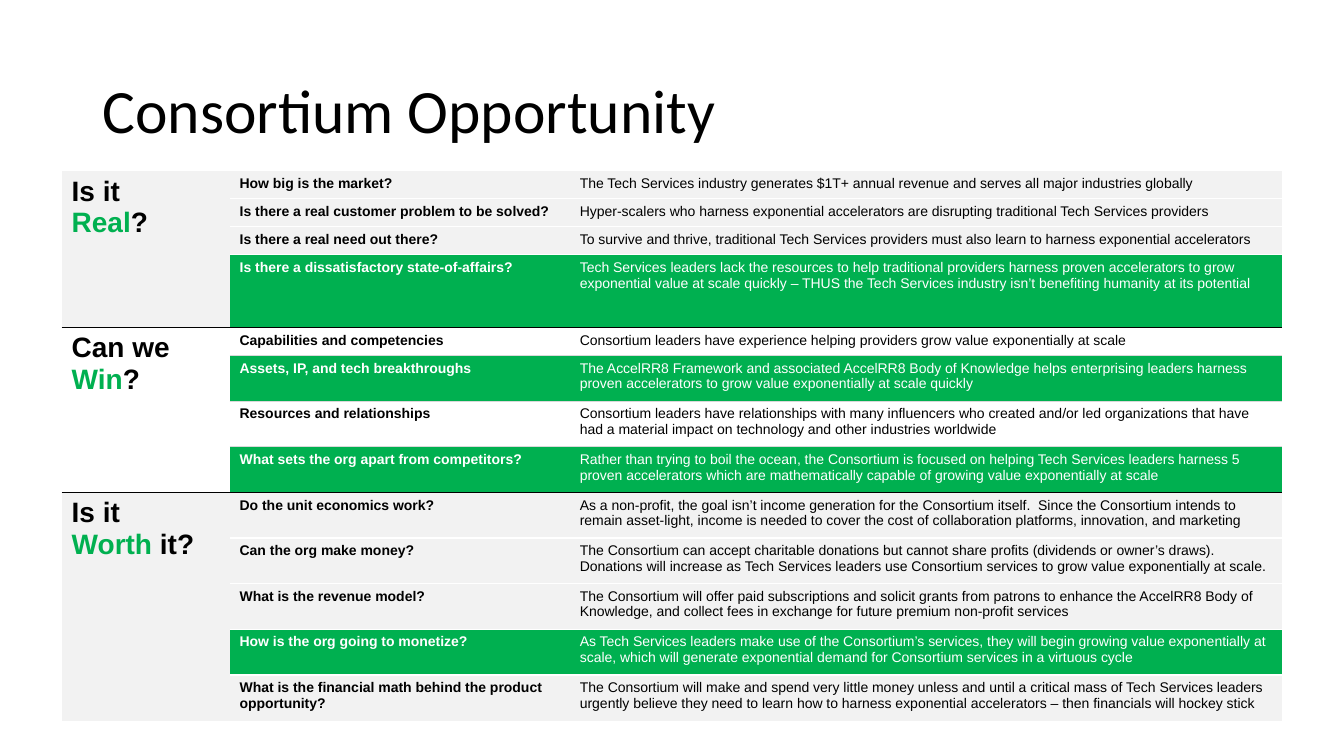
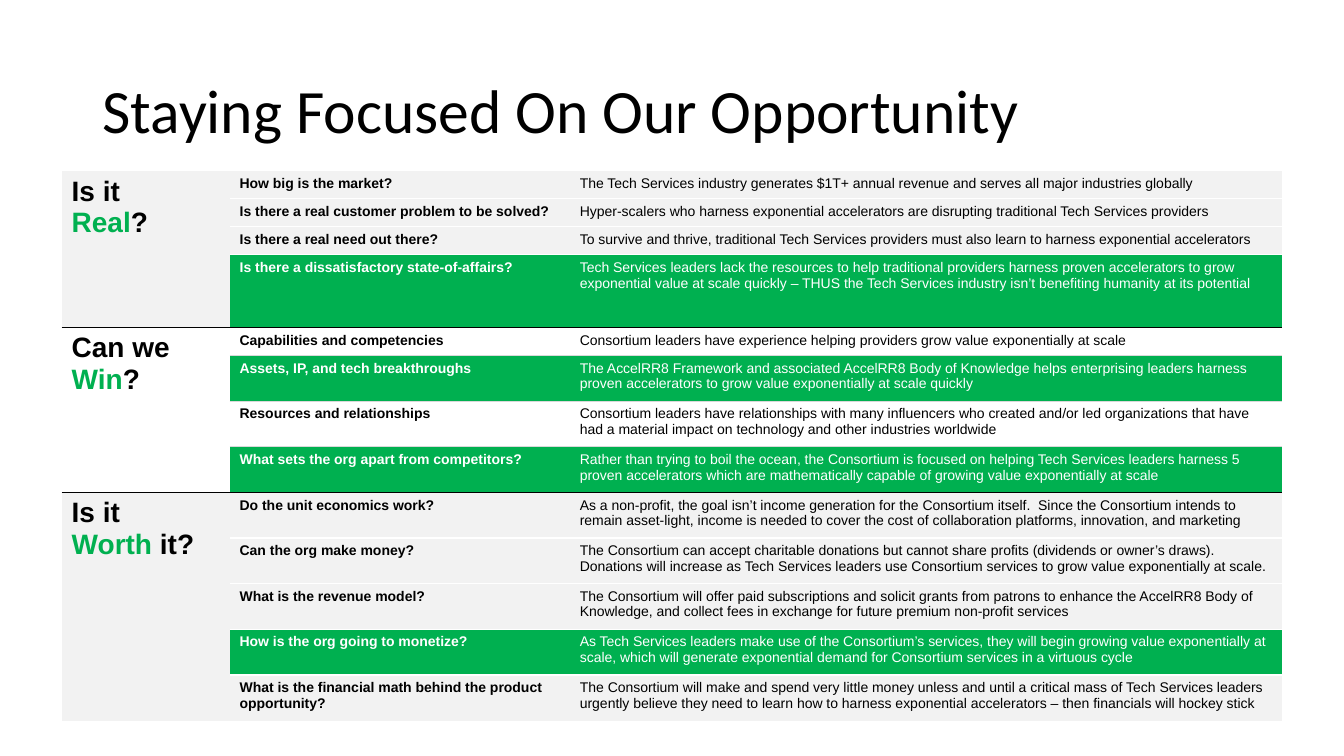
Before and after one commit to AccelRR8-Consortium-NonProfit/Management-Public, a slide deck: slide 7 of docs/1_Integration/1b_Strategy/AccelRR8 Consortium Non-Profit Organization Strategy.pptx. Drawn at 1344x756 pixels with LibreOffice and Linux fonts; fonts in the diff are those of the drawing; background and template pictures are left out. Boxes give left, top, right and bottom in pixels: in the first picture for what was removed or moved away, otherwise in the second. Text is boxed around its words. In the diff, an @@ line names an element or a change of style, - is before the commit and + after.

Commit message:
Added Consortium Priorities to the Strategy

```diff
--- a/docs/1_Integration/1b_Strategy/AccelRR8 Consortium Non-Profit Organization Strategy.pptx
+++ b/docs/1_Integration/1b_Strategy/AccelRR8 Consortium Non-Profit Organization Strategy.pptx
@@ title at bbox=[102, 90, 1018, 144]: text changed @@
-Consortium Opportunity
+Staying Focused On Our Opportunity
```
Also in this commit, not shown: 5 other slides changed, 1 slide added, 6 other files.
